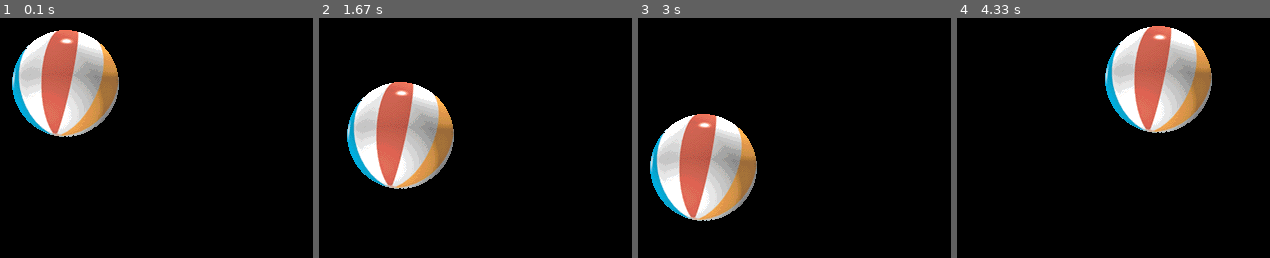
Above: before the commit, frames 1-4 (left to right).
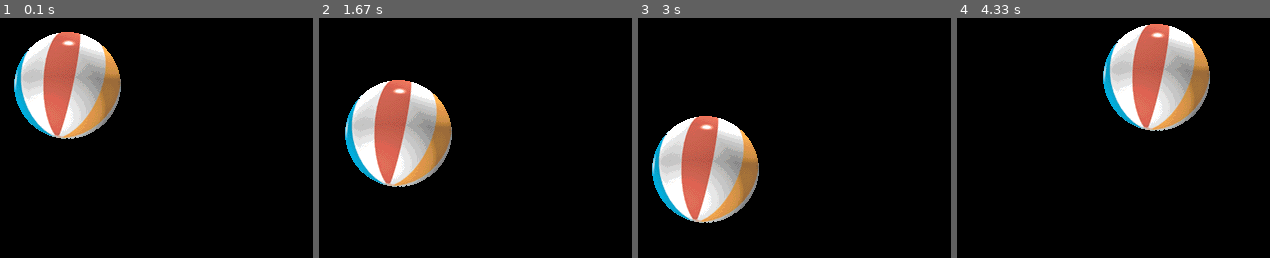
Above: after the commit, the same moments.

Repository: tbs1-bo/software-101
Game: pygame game, started from pygame/pygamedemo.py
Two runs of this game, one before a commit and one after it. Both use one fixed random seed, a clock stepped at 60 frames per second and the inputs below.
Inputs (mouse positions are in pixels of both pictures, inside the frame that each line leads up to):
- Up to frame 1 (0.1 s): no input
- Up to frame 2 (1.67 s): click (466, 147) at 0.38 s; click (403, 140) at 0.72 s; click (378, 193) at 1.05 s
- Up to frame 3 (3 s): click (722, 90) at 1.88 s; click (788, 97) at 2.72 s
- Up to frame 4 (4.33 s): no input

The runs differ from the first frame. In frame 1, 3.0% of the frame differs, in the area x 3-39%, y 5-51%; in frame 2, 3.0%; in frame 3, 3.0%; in frame 4, 3.0%.

Commit message:
code cleanup.

Diff:
--- a/pygame/pygamedemo.py
+++ b/pygame/pygamedemo.py
@@ -1,6 +1,4 @@
 import sys
-
-# Pygame installieren: pip install pygame
 import pygame
 
 class Ball(pygame.sprite.Sprite):
@@ -14,26 +12,30 @@
 
     def update(self):
         """Update called by the update of the Group method."""
-        self.rect = self.rect.move(self.speed)
+        self.rect = self.rect.move(self.speed)  # move in direction
+
+        # bounce from wall if necessary
         if self.rect.left < 0 or self.rect.right > self.screen_width:
-            self.speed[0] = -self.speed[0]
+            self.bounce(xdir=True, ydir=False)
         if self.rect.top < 0 or self.rect.bottom > self.screen_height:
-            self.speed[1] = -self.speed[1]
+            self.bounce(xdir=False, ydir=True)
 
     def is_clicked(self):
         """Check whether this Ball has been clicked."""
         x,y = pygame.mouse.get_pos()
         return self.rect.collidepoint(x, y)
 
-    def bounce(self):
-        self.speed[0] *= -1
+    def bounce(self, xdir=True, ydir=False):
+        """Bounce the ball in x- and/or y-direction."""
+        if xdir:
+            self.speed[0] *= -1
+        if ydir:
+            self.speed[1] *= -1
 
 
 class FizzBuzzGame:
     def __init__(self, width, height):
         pygame.init()
-
-        self.width, self.height = width, height
         self.screen = pygame.display.set_mode((width, height))
         self.sprites = pygame.sprite.GroupSingle(Ball())
 
@@ -41,32 +43,28 @@
         if event.type == pygame.QUIT:
             sys.exit()
 
-        elif event.type == pygame.MOUSEBUTTONDOWN and \
-                self.sprites.sprite.is_clicked():
-
-            self.sprites.sprite.bounce()
+        elif event.type == pygame.MOUSEBUTTONDOWN:
+            if self.sprites.sprite.is_clicked():
+                self.sprites.sprite.bounce()
 
     def start_game_loop(self):
         clock = pygame.time.Clock()
 
         while True:
-            clock.tick(60)  # limit runtime to 60 Frames/Second
-
             # handle events
             for event in pygame.event.get():
                 self.handle_event(event)
 
-            # update all Sprites
-            self.sprites.update()
+            self.sprites.update()  # update all Sprites
 
-            # draw the screen: background, sprites, text
-            self.screen.fill((0,0,0))
-            # for each sprite in the group draw/blit the image into a rect
-            self.sprites.draw(self.screen)
+            self.screen.fill((0,0,0))  # black background
+            self.sprites.draw(self.screen)  # draw sprites on screen
+
             # flip the buffer
             pygame.display.flip()
+            clock.tick(60)  # limit runtime to 60 Frames/Second
 
 
 if __name__ == "__main__":
-    game = FizzBuzzGame(320, 240)
+    game = FizzBuzzGame(width=320, height=240)
     game.start_game_loop()
